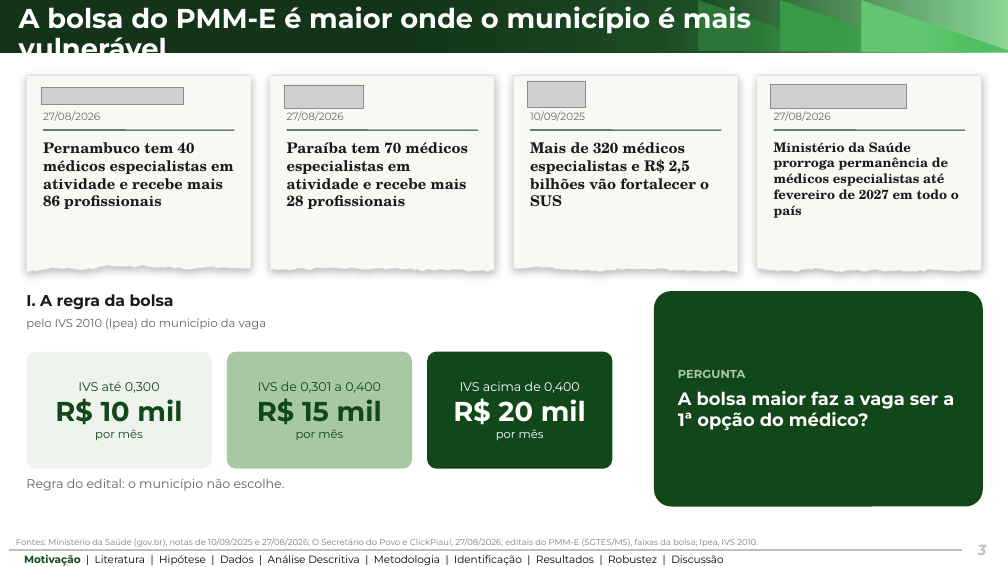
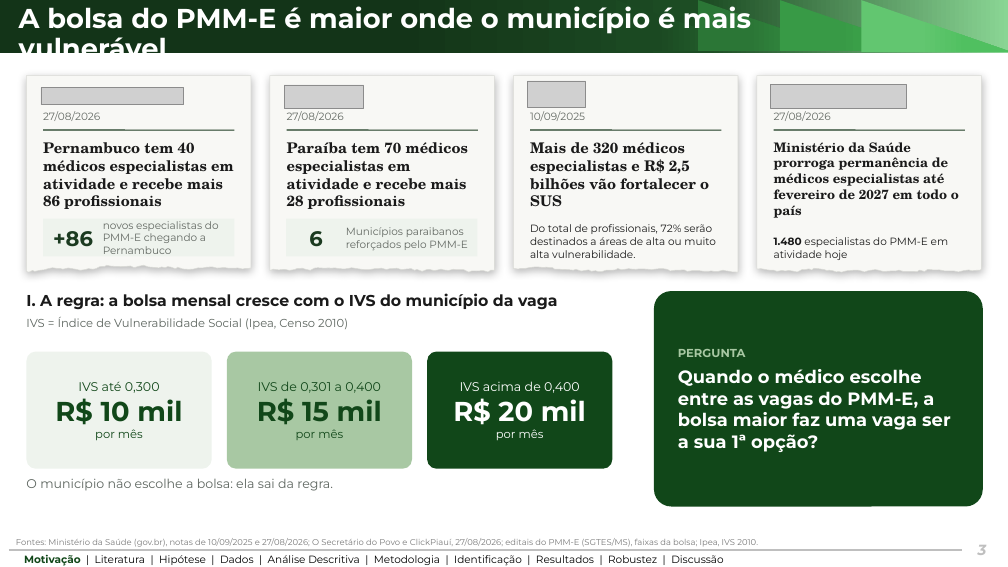
Before and after one commit to ka1victor/impact-eval-health-econ-pmme, a slide deck: slide 3 of output/apresentacao_banca_final/deck_banca_final.pptx. Drawn at 1008x567 pixels with LibreOffice and Linux fonts; fonts in the diff are those of the drawing; grey boxes stand for pictures; background and template pictures are left out. Boxes give left, top, right and bottom in pixels: in the first picture for what was removed or moved away, otherwise in the second. Text is boxed around its words. In the diff, an @@ line names an element or a change of style, - is before the commit and + after.

```diff
--- a/output/apresentacao_banca_final/deck_banca_final.pptx
+++ b/output/apresentacao_banca_final/deck_banca_final.pptx
@@ rectangle added at <box>43,219,234,256</box>, fill #EEF3ED @@
@@ text added at <box>53,231,93,247</box>, 20 pt, text #1B3A20, bold @@
++86
@@ text added at <box>103,221,219,254</box>, 10 pt, text #646A64 @@
+novos especialistas do PMM-E chegando a Pernambuco
@@ rectangle added at <box>286,219,477,256</box>, fill #EEF3ED @@
@@ text added at <box>309,231,322,247</box>, 20 pt, text #1B3A20, bold @@
+6
@@ text added at <box>346,227,467,250</box>, 10 pt, text #646A64 @@
+Municípios paraibanos reforçados pelo PMM-E
@@ text at <box>530,224,716,258</box>: paragraph added @@
+Do total de profissionais, 72% serão destinados a áreas de alta ou muito alta vulnerabilidade.
@@ text at <box>774,237,948,258</box>: paragraph added @@
+1.480 especialistas do PMM-E em atividade hoje
@@ text at <box>26,293,558,309</box>: text changed @@
-I. A regra da bolsa
+I. A regra: a bolsa mensal cresce com o IVS do município da vaga
@@ text at <box>26,317,348,329</box>: text changed @@
-pelo IVS 2010 (Ipea) do município da vaga
+IVS = Índice de Vulnerabilidade Social (Ipea, Censo 2010)
@@ text in rounded rectangle at <box>678,369,950,452</box>: text changed @@
-A bolsa maior faz a vaga ser a 1ª opção do médico?
+Quando o médico escolhe entre as vagas do PMM-E, a bolsa maior faz uma vaga ser a sua 1ª opção?
@@ text at <box>26,478,333,491</box>: text changed @@
-Regra do edital: o município não escolhe.
+O município não escolhe a bolsa: ela sai da regra.
```
Also in this commit, not shown: 18 other slides changed, 1 slide added, 6 other files.
